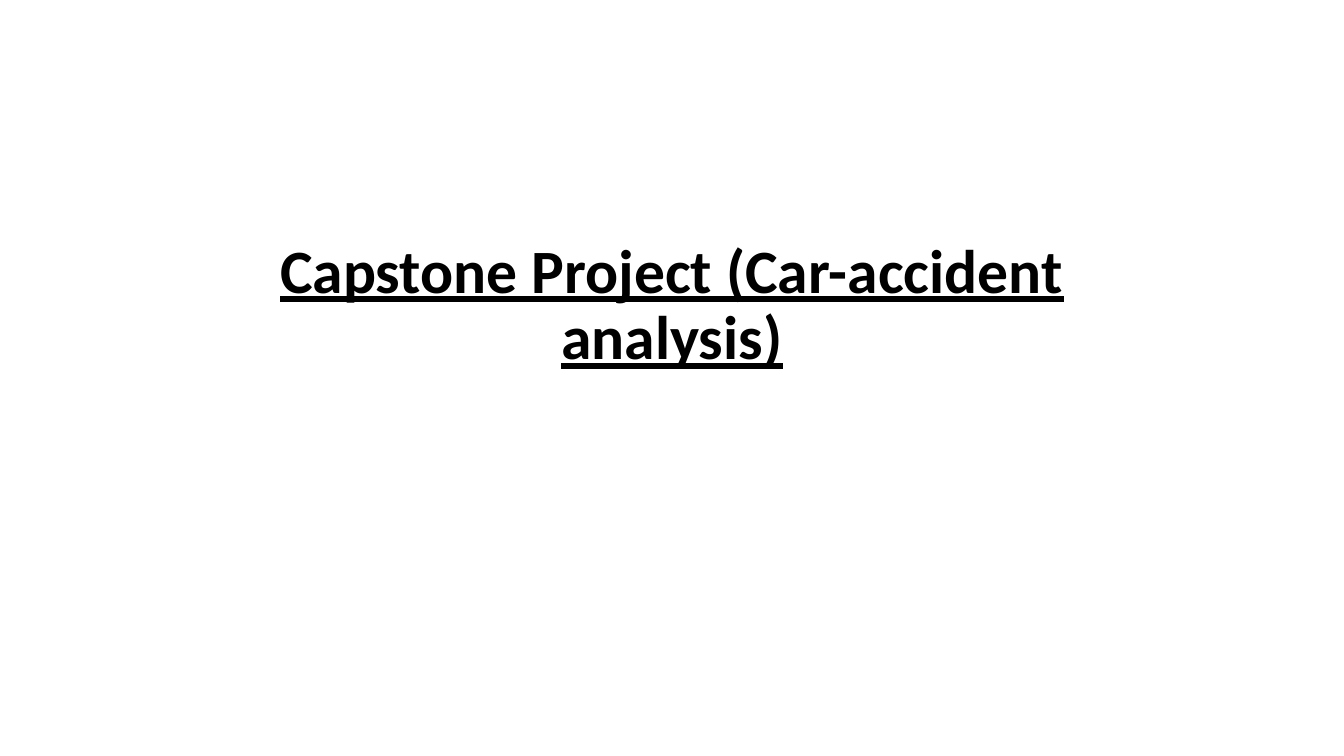
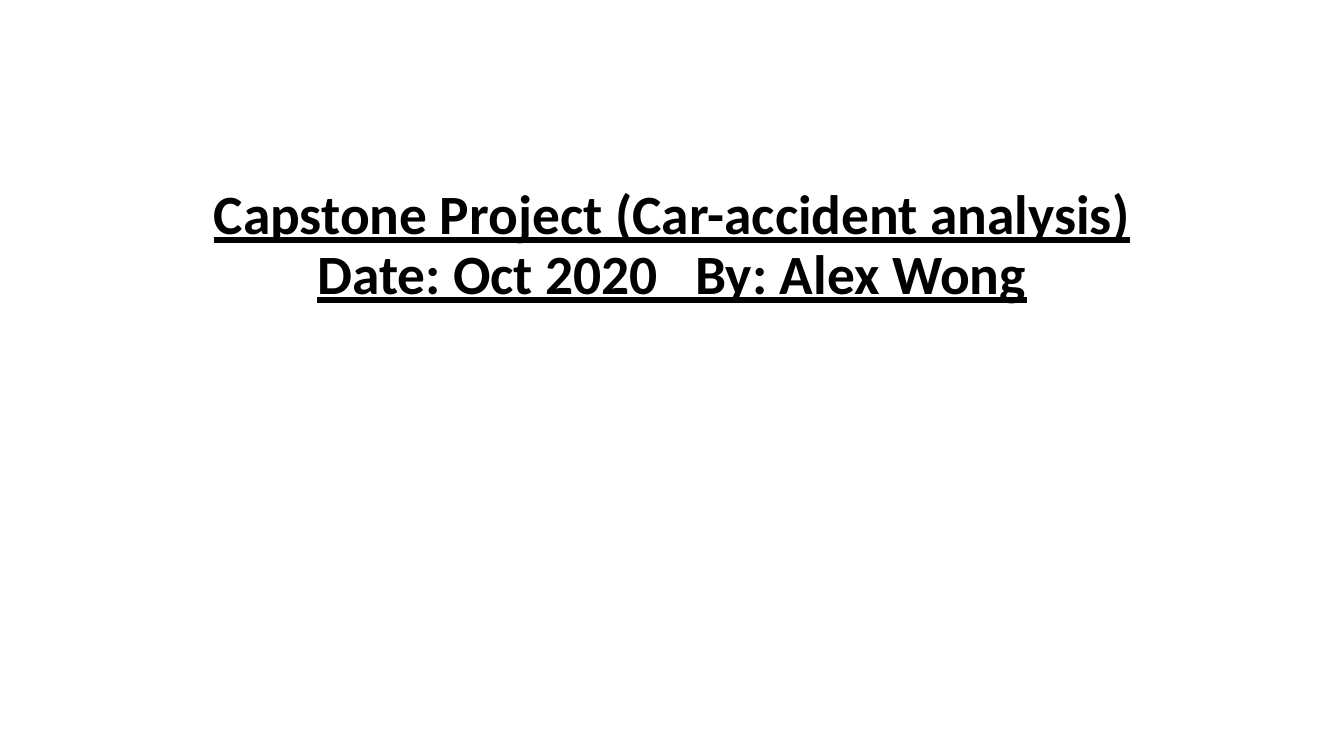
Before and after one commit to on99689nnnnn/Coursera_Capstone, a slide deck: slide 1 of Presentation - Coursera_Capstone.pptx. Drawn at 1344x756 pixels with LibreOffice and Linux fonts; fonts in the diff are those of the drawing. Boxes give left, top, right and bottom in pixels: in the first picture for what was removed or moved away, otherwise in the second. Text is boxed around its words. In the diff, an @@ line names an element or a change of style, - is before the commit and + after.

```diff
--- a/Presentation - Coursera_Capstone.pptx
+++ b/Presentation - Coursera_Capstone.pptx
@@ title at (x1=214, y1=193, x2=1129, y2=304): text changed; size 44 to 39.6 pt @@
-Capstone Project (Car-accident analysis)
+Capstone Project (Car-accident analysis)
+Date: Oct 2020 By: Alex Wong
```
Also in this commit, not shown: 6 other slides changed, 34 slides added, 6 other files.
